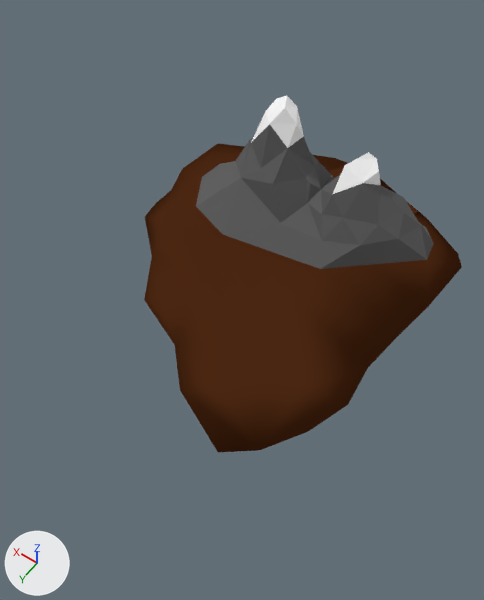
Two versions of the Blender file assets/blender_files/island_main.blend, one commit apart.
Before and after are seen from a 50 mm camera at (-47.9, 73.1, 95.0) aimed at (-6.6, 15.2, 4.0). Every picture has the same lights, and +X, +Y and +Z are marked at lower left.
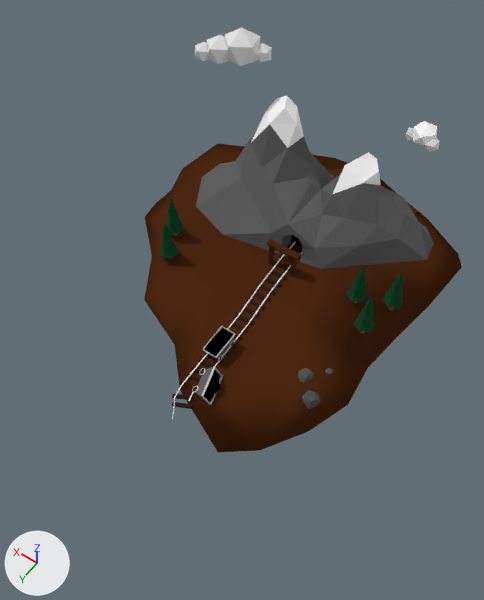
Commit message: main island update

Pixel boxes [x1, y1, x2, y2] of what changed, in the pictures (484 x 600 px):
'Icosphere.001', added
    after: [195, 28, 272, 66]
'Icosphere.002', added
    after: [405, 121, 440, 152]
'Cylinder_Cylinder_Leaves.002', added (green)
    after: [353, 297, 376, 332]
'Cylinder_Cylinder_Leaves', added (green)
    after: [382, 272, 404, 308]
'Cylinder_Cylinder_Leaves.001', added (green)
    after: [346, 267, 368, 302]
'Cylinder_Cylinder_Leaves.004', added
    after: [159, 223, 179, 258]
'Cylinder_Cylinder_Leaves.003', added
    after: [166, 199, 184, 234]
'Cube.002', added
    after: [302, 390, 321, 409]
'Cube', added
    after: [298, 368, 314, 382]
part 1 of me_icosphere, built on
    before: [223, 178, 360, 269]
    after: [172, 178, 360, 419]

The change, as a diff of the scene's bpy script:
```diff
--- a/assets/blender_files/island_main.blend.py
+++ b/assets/blender_files/island_main.blend.py
@@ me_icosphere @@
 # used by ob_icosphere; location = (0.0, 0.0, 0.4); rotation_euler = (1.571, 0.0, 0.0), in degrees (90, 0, 0)
-me_icosphere.from_pydata(...)  # 187 vertices, 368 faces; spans x -33.7..25.6, y -28.0..23.1, z -37.2..30.7
+me_icosphere.from_pydata(...)  # 923 vertices, 912 faces; spans x -33.7..25.6, y -28.0..23.1, z -68.4..30.7
+# me_icosphere part 1: 1 vertex moved from x -4.6, y 6.8, z 8.7 to x -4.6, y 6.8, z 1.9; 2 vertices removed from x -10.4..-1.9, y 3.5..3.7, z 4.0..4.8; 734 vertices added at x -12.0..-1.9, y -6.3..6.0, z -36.3..5.7
 me_icosphere.materials.append(mat_dirt_upper)
@@ me_icosphere @@
 me_icosphere.materials.append(mat_rock_upper)
+me_icosphere.materials.append(mat_black)  # black #000000
+me_icosphere.materials.append(mat_wood)  # brown #311f15
+me_icosphere.materials.append(mat_metal)  # light grey #c2c2c2
@@ ob_icosphere_001 @@
+ob_icosphere_001 = bpy.data.objects.new('Icosphere.001', me_icosphere_001)  # an icosphere of 20 faces spanning x -0.42..4.6, y 26.0..31.68, z 23.69..28.71; an icosphere of 20 faces spanning x -5.01..1.51, y 25.86..33.24, z 22.36..28.89; an icosphere of 20 faces spanning x 3.29..6.61, y 26.43..30.19, z 24.97..28.29; an icosphere of 20 faces spanning x -6.95..-3.63, y 26.76..30.52, z 23.43..26.76; in mat_fluffystuff (white #e7e7e7)
+ob_icosphere_001.location = (-0.2, 6.8, 0.0)
+ob_icosphere_001.rotation_euler = (1.571, 0.0, 0.676)  # degrees (90, 0, 39)
@@ ob_icosphere_002 @@
+ob_icosphere_002 = bpy.data.objects.new('Icosphere.002', me_icosphere_002)  # 36 vertices, 60 faces; spans x -2.11..2.11, y -0.15..4.37, z -3.15..3.4; in mat_material_001 (light grey #d1d1d1), mat_material_003 (white #e7e7e7), mat_material_002 (white #ffffff)
+ob_icosphere_002.location = (-19.2, -21.2, 19.4)
+ob_icosphere_002.rotation_euler = (1.571, 0.0, 1.581)  # degrees (90, 0, 91)
@@ ob_cylinder_cylinder_leaves @@
+ob_cylinder_cylinder_leaves = bpy.data.objects.new('Cylinder_Cylinder_Leaves', me_cylinder_cylinder_leaves)  # 41 vertices, 72 faces; spans x -2.41..2.54, y 1.57..7.47, z -2.45..3.26; in mat_leaves (dark green #174729)
+ob_cylinder_cylinder_leaves.location = (-27.6, -0.4, 0.6)
+ob_cylinder_cylinder_leaves.rotation_euler = (1.571, 0.0, 0.0)  # degrees (90, 0, 0)
+ob_cylinder_cylinder_leaves.scale = (0.672, 1.33, 0.672)
@@ ob_cylinder_cylinder_leaves_001 @@
+ob_cylinder_cylinder_leaves_001 = bpy.data.objects.new('Cylinder_Cylinder_Leaves.001', me_cylinder_cylinder_leaves.copy())
+ob_cylinder_cylinder_leaves_001.location = (-21.7, 1.7, 0.0)
+ob_cylinder_cylinder_leaves_001.rotation_euler = (1.571, 0.0, 0.0)  # degrees (90, 0, 0)
+ob_cylinder_cylinder_leaves_001.scale = (0.672, 1.33, 0.672)
@@ ob_cylinder_cylinder_leaves_002 @@
+ob_cylinder_cylinder_leaves_002 = bpy.data.objects.new('Cylinder_Cylinder_Leaves.002', me_cylinder_cylinder_leaves.copy())
+ob_cylinder_cylinder_leaves_002.location = (-25.7, 6.3, -0.4)
+ob_cylinder_cylinder_leaves_002.rotation_euler = (1.571, 0.0, 0.0)  # degrees (90, 0, 0)
+ob_cylinder_cylinder_leaves_002.scale = (0.672, 1.33, 0.672)
@@ ob_cylinder_cylinder_leaves_003 @@
+ob_cylinder_cylinder_leaves_003 = bpy.data.objects.new('Cylinder_Cylinder_Leaves.003', me_cylinder_cylinder_leaves.copy())
+ob_cylinder_cylinder_leaves_003.location = (15.3, 7.1, -0.8)
+ob_cylinder_cylinder_leaves_003.rotation_euler = (1.571, 0.0, 0.0)  # degrees (90, 0, 0)
+ob_cylinder_cylinder_leaves_003.scale = (0.672, 1.33, 0.672)
@@ ob_cylinder_cylinder_leaves_004 @@
+ob_cylinder_cylinder_leaves_004 = bpy.data.objects.new('Cylinder_Cylinder_Leaves.004', me_cylinder_cylinder_leaves.copy())
+ob_cylinder_cylinder_leaves_004.location = (12.9, 11.9, -1.7)
+ob_cylinder_cylinder_leaves_004.rotation_euler = (1.571, 0.0, 0.0)  # degrees (90, 0, 0)
+ob_cylinder_cylinder_leaves_004.scale = (0.672, 1.33, 0.672)
@@ ob_cube @@
+ob_cube = bpy.data.objects.new('Cube', me_cube)  # 26 vertices, 48 faces; spans x -0.98..1.6, y -0.39..2.31, z -1.45..1.27; in mat_rock_lower_001 (dark grey #575757)
+ob_cube.location = (-22.4, 18.5, -2.7)
+ob_cube.rotation_euler = (1.571, 0.0, 0.0)  # degrees (90, 0, 0)
@@ ob_cube_002 @@
+ob_cube_002 = bpy.data.objects.new('Cube.002', me_cube.copy())
+ob_cube_002.location = (-24.7, 21.6, -1.0)
+ob_cube_002.rotation_euler = (1.571, 0.0, 0.0)  # degrees (90, 0, 0)
+ob_cube_002.scale = (-1.18, -1.18, -1.18)
```
